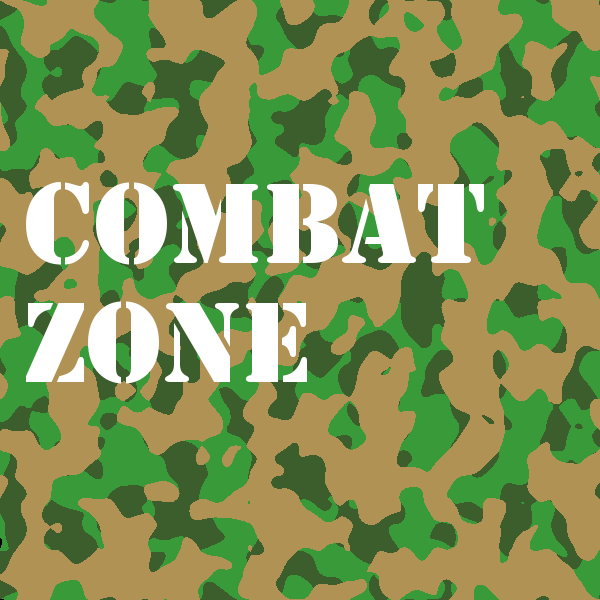
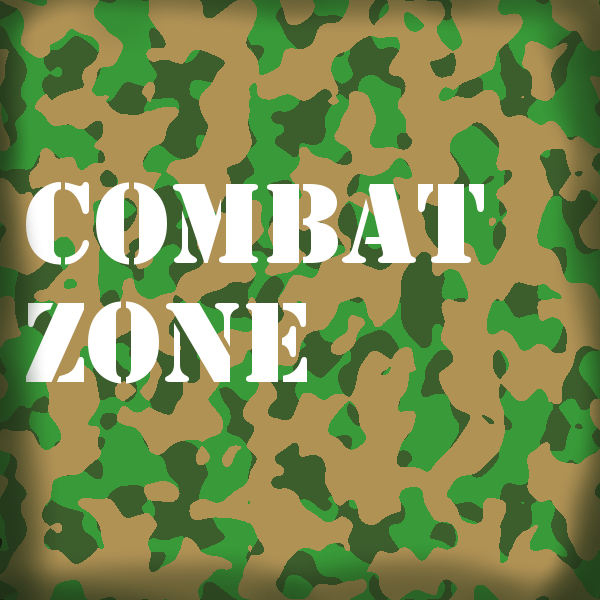
Before/after of a 600x600 layered artwork. What changed in the layer stack:
added layer "Layer #3" above "Combat ..." over [0, 0, 600, 600]
